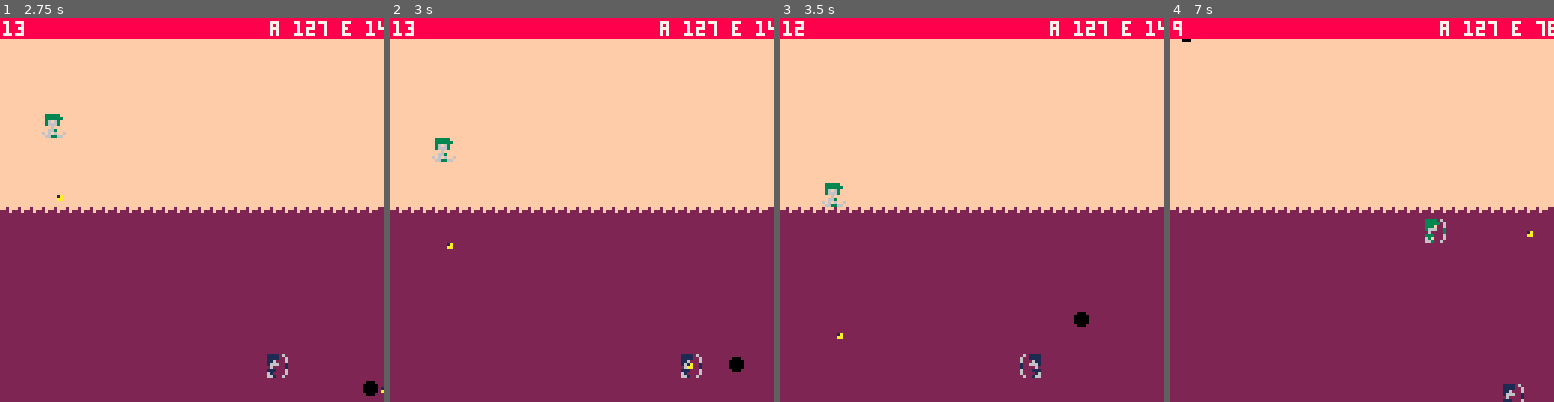
Above: before the commit, frames 1-4 (left to right).
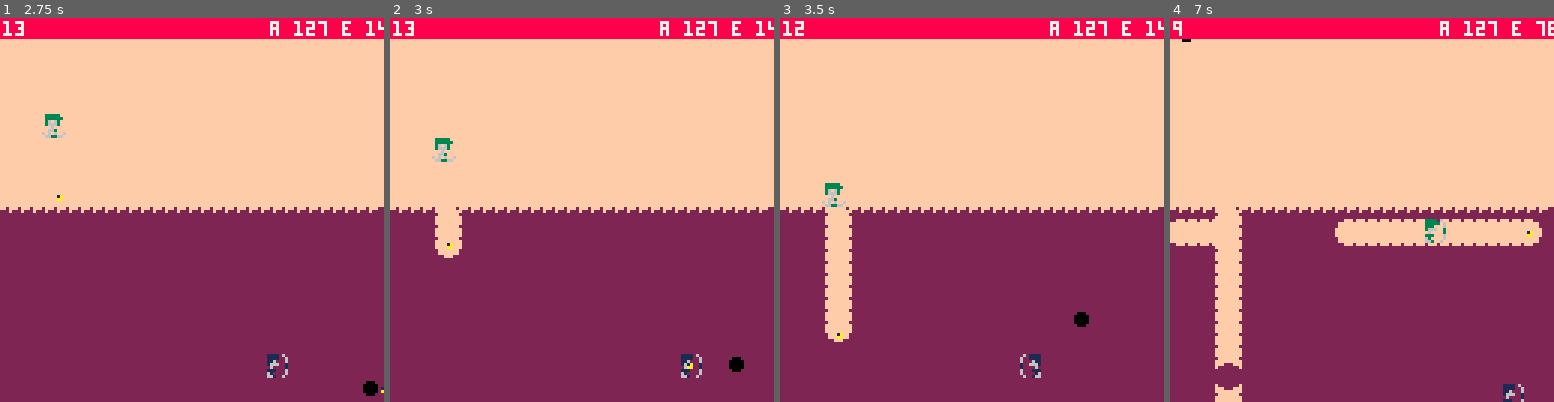
Above: after the commit, the same moments.

Repository: marcianoviereck/picogames
Game: PICO-8 cartridge pongpaint.p8
Same seed, same stepped clock (60 frames per second), same inputs: the game is played once before the commit and once after it.
Inputs:
- Up to frame 1 (2.75 s): tap X (X key) at 0.33, 1.07, 1.85 s; hold Right 1.6-2.1 s; hold Up 2.15-2.42 s; hold Right from 2.47 s (still down)
- Up to frame 2 (3 s): keep holding Right; tap X (X key) at 2.97 s
- Up to frame 3 (3.5 s): release Right at 3.03 s; hold Left from 3.08 s (still down)
- Up to frame 4 (7 s): release Left at 3.58 s; hold Down 3.63-3.97 s; hold Right 4.02-4.68 s; tap X (X key) at 4.08, 5.2, 6.32 s; hold Up 4.73-5.03 s; hold Left 5.08-5.68 s; hold Down 5.73-6.03 s; hold Right 6.08-6.58 s; hold Right from 6.63 s (still down)

Frame 1 is identical in both runs. In frame 2, 0.7% of the frame differs, in the area x 11-19%, y 49-63%; in frame 3, 2.2%; in frame 4, 7.0%, in the area x 0-97%, y 49-100%.

Commit message:
small fix for painting

Diff:
--- a/pongpaint.p8
+++ b/pongpaint.p8
@@ -340,7 +340,8 @@
 		or arrow.y > 128 or arrow.y < 0 then
 			arrow_to_del = arrow
 		else
-			update_level_once(arrow.x, arrow.y, arrow.c)
+			-- + 2 is to fix the offset of the arrow.. --
+			update_level_once(arrow.x + 2, arrow.y + 2, arrow.c)
 			if arrow.c == player.c then
 				debug_text = "a "..arrow.x.." e "..enemy.x
 				if arrow.x > enemy.x and
